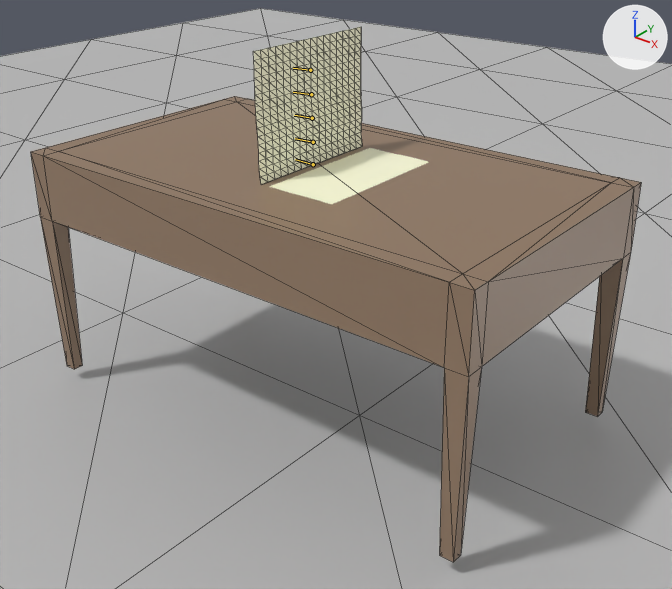
An edit to the glTF model assets/book_flip.glb, drawn before and after from the same camera.
Rendered twice from a 50 mm camera at (8.41, -11.19, 4.74) aimed at (-0.36, -0.23, -2.06). Arrows for +X, +Y and +Z are at upper right; the lights stay in place. Both versions are drawn at frame 12 of the action 'page_flip_front_1'; the numbers are the values there. The bones that change are drawn over the model as lines. Mesh edges are drawn as thin lines on the coarser meshes.

The first picture shows 'ground', 'page', 'page2', 'table'.
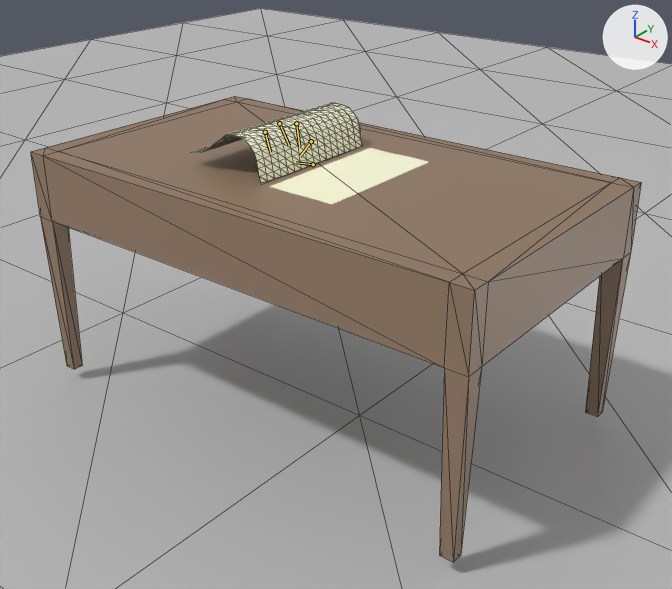
What differs and where, as boxes (x1, y1, x2, y2) in the pictures (672 x 589 px):
'page', posed (56% wider, 48% shorter): before (253, 27, 362, 185); after (191, 103, 362, 184)
bone 'joint2', root to tip: before (313, 164) to (295, 159); after (313, 164) to (296, 162)
bone 'joint3', root to tip: before (313, 142) to (295, 138); after (311, 141) to (300, 156)
bone 'joint4', root to tip: before (312, 118) to (294, 115); after (296, 123) to (299, 146)
bone 'joint5', root to tip: before (311, 94) to (293, 92); after (279, 123) to (289, 145)
bone 'joint6', root to tip: before (310, 70) to (293, 68); after (265, 132) to (270, 152)

The change in detail:
Bone 'joint2' (bone_joint2) turns from (0, 0, 90) to (0, 0, 97) degrees about its own x, y and z.
Bone 'joint3' (bone_joint3) turns from (0, 0, 2) to (0, 0, 45) degrees about its own x, y and z.
Bone 'joint4' (bone_joint4) turns from (0, 0, 0) to (0, 0, 47) degrees about its own x, y and z.
Bone 'joint5' (bone_joint5) turns from (0, 0, 0) to (0, 0, 23) degrees about its own x, y and z.
Bone 'joint6' (bone_joint6) turns from (0, 0, 0) to (0, 0, -14) degrees about its own x, y and z.
